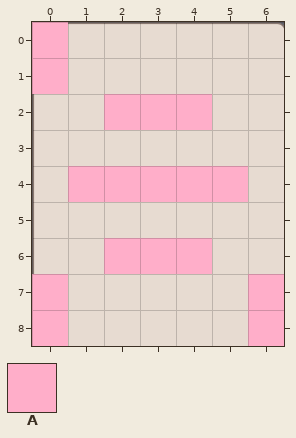
An edit to a level. Tiled map, HungryGame/proj.win32/map/33.tmx. Above: the version before the commit.
Cells are 60x60 px. Shown: x 0..6, y 0..8.
Key: from "metaset1": A 0.
_ is an empty cell.
Layers that did not change in this view are not listed.
Layer "Items" before, first column x 0:
0 A______
1 A______
2 __AAA__
3 _______
4 _AAAAA_
5 _______
6 __AAA__
7 A_____A
8 A_____A
After:
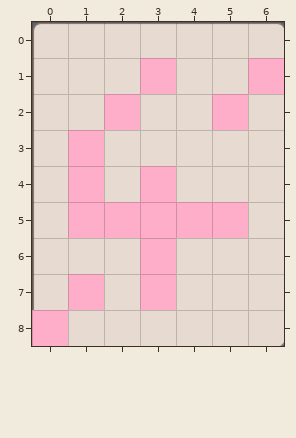
Change:
Layer "wall":
The edit erases the tile that lay hidden in rows 0 to 1 at x 0; in row 2 at x 3 to 4; in row 4 at x 2 and 4 to 5; in row 6 at x 2 and 4; in row 7 at x 0 and 6; in row 8 at x 6.
Layer "Items":
The edit adds tile A in row 1 at x 3 and 6; in row 2 at x 5; in row 3 at x 1; in row 5 at x 1 to 5; in row 7 at x 1 and 3.
The edit erases tile A in rows 0 to 1 at x 0; in row 2 at x 3 to 4; in row 4 at x 2 and 4 to 5; in row 6 at x 2 and 4; in row 7 at x 0 and 6; in row 8 at x 6.
